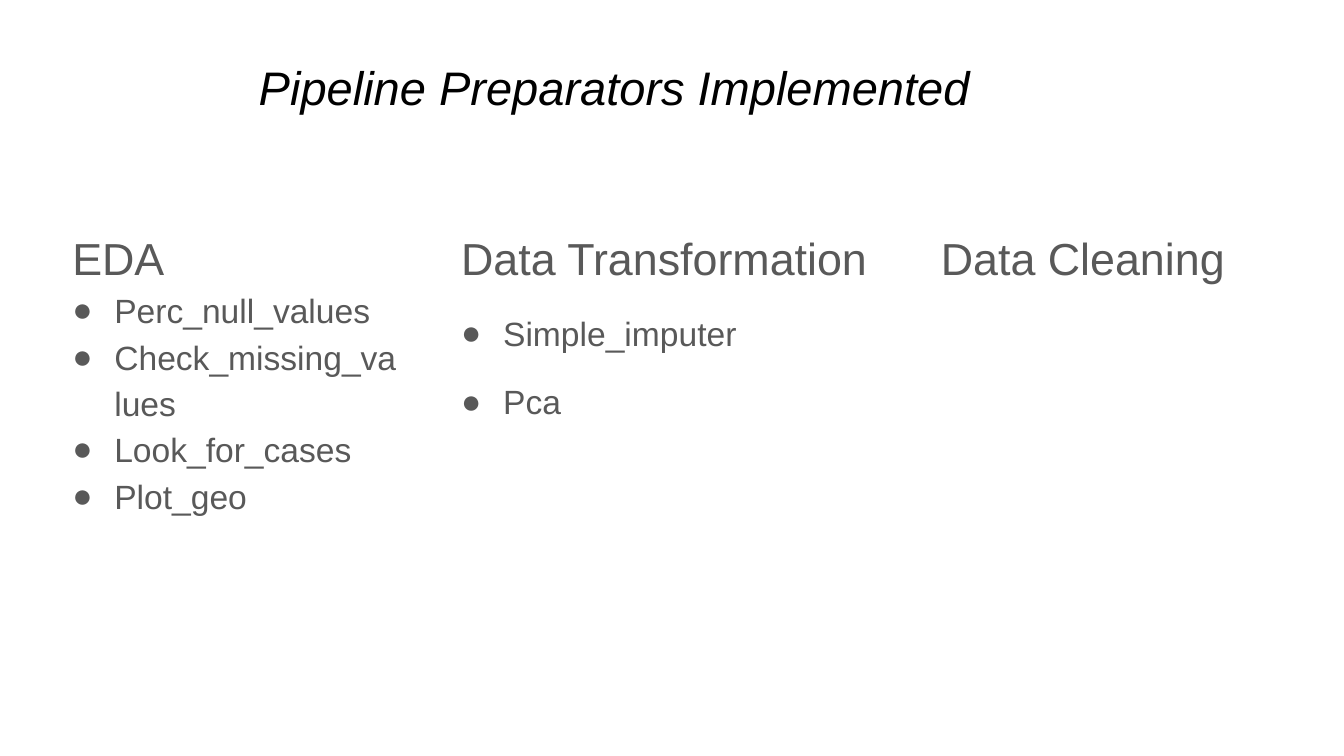
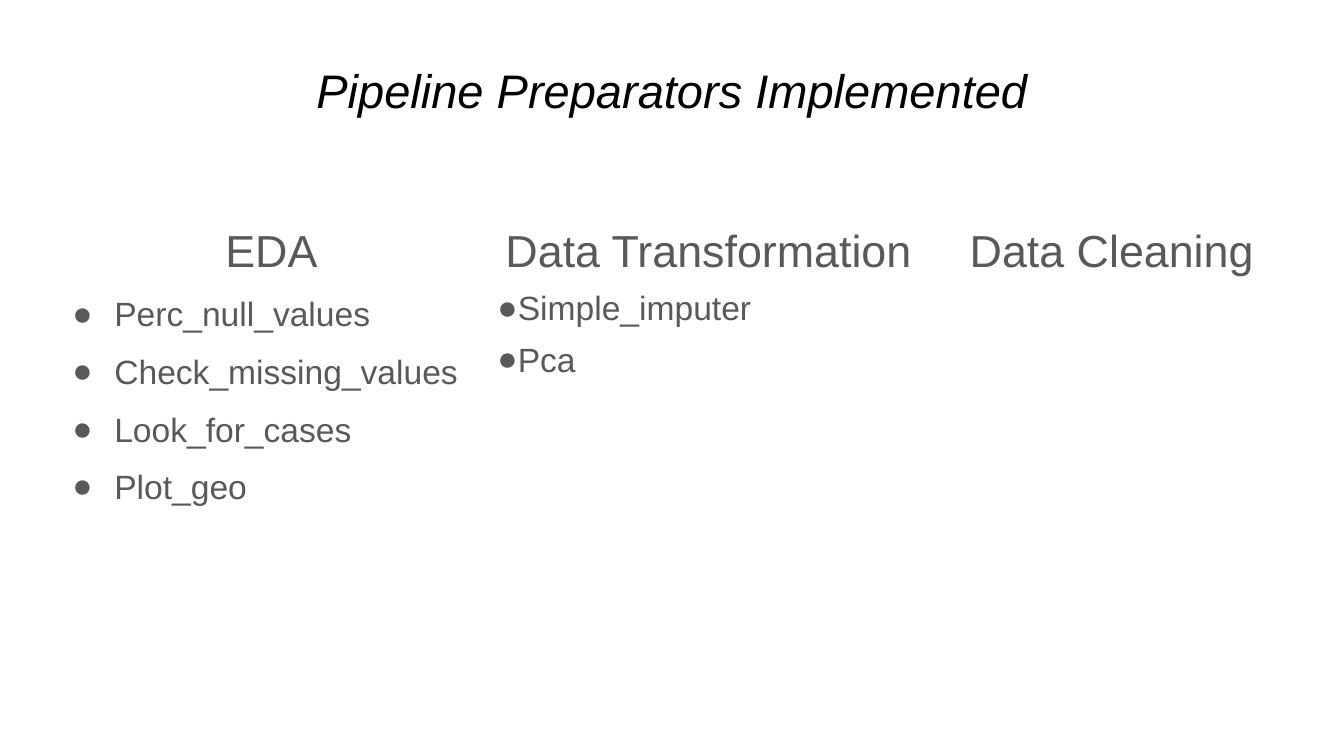
Before and after one commit to cosimop2000/BDMG-vehicle-accidents, a slide deck: slide 6 of Ferrari-Pavone-Pederzoli.pptx. Drawn at 1344x756 pixels with LibreOffice and Linux fonts; fonts in the diff are those of the drawing. Boxes give left, top, right and bottom in pixels: in the first picture for what was removed or moved away, otherwise in the second. Text is boxed around its words. In the diff, an @@ line names an element or a change of style, - is before the commit and + after.

```diff
--- a/Ferrari-Pavone-Pederzoli.pptx
+++ b/Ferrari-Pavone-Pederzoli.pptx
@@ title "Pipeline Preparators Implemented": place and size @@
-title "Pipeline Preparators Implemented" at (259, 71, 970, 114)
+title "Pipeline Preparators Implemented" at (316, 74, 1027, 117)
@@ title "Pipeline Preparators Implemented" at (316, 74, 1027, 117): alignment left to centre @@
@@ text "EDA" at (114, 236, 457, 505): alignment left to centre; line spacing 1.15 to 1; more space between paragraphs @@
@@ text "Data Transformation": place and size @@
-text "Data Transformation" at (461, 242, 867, 415)
+text "Data Transformation" at (497, 234, 912, 373)
@@ text "Data Transformation" at (497, 234, 912, 373): alignment left to centre; line spacing 1.15 to 1; less space between paragraphs; indent changed @@
@@ text "Data Cleaning" at (970, 234, 1254, 276): alignment left to centre; line spacing 1.15 to 1; less space between paragraphs @@
```
Also in this commit, not shown: 9 other slides changed, 1 slide added.
